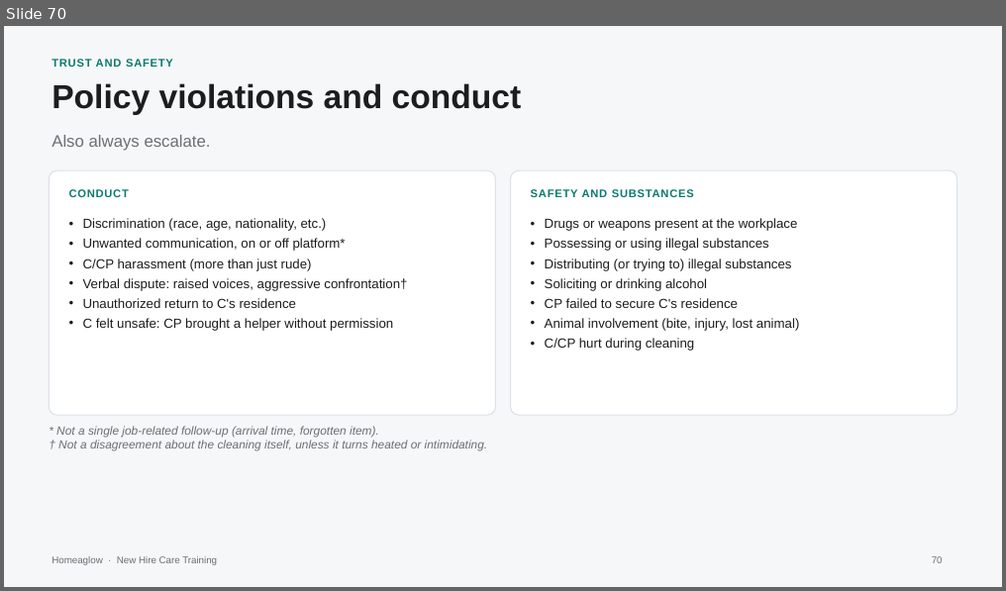
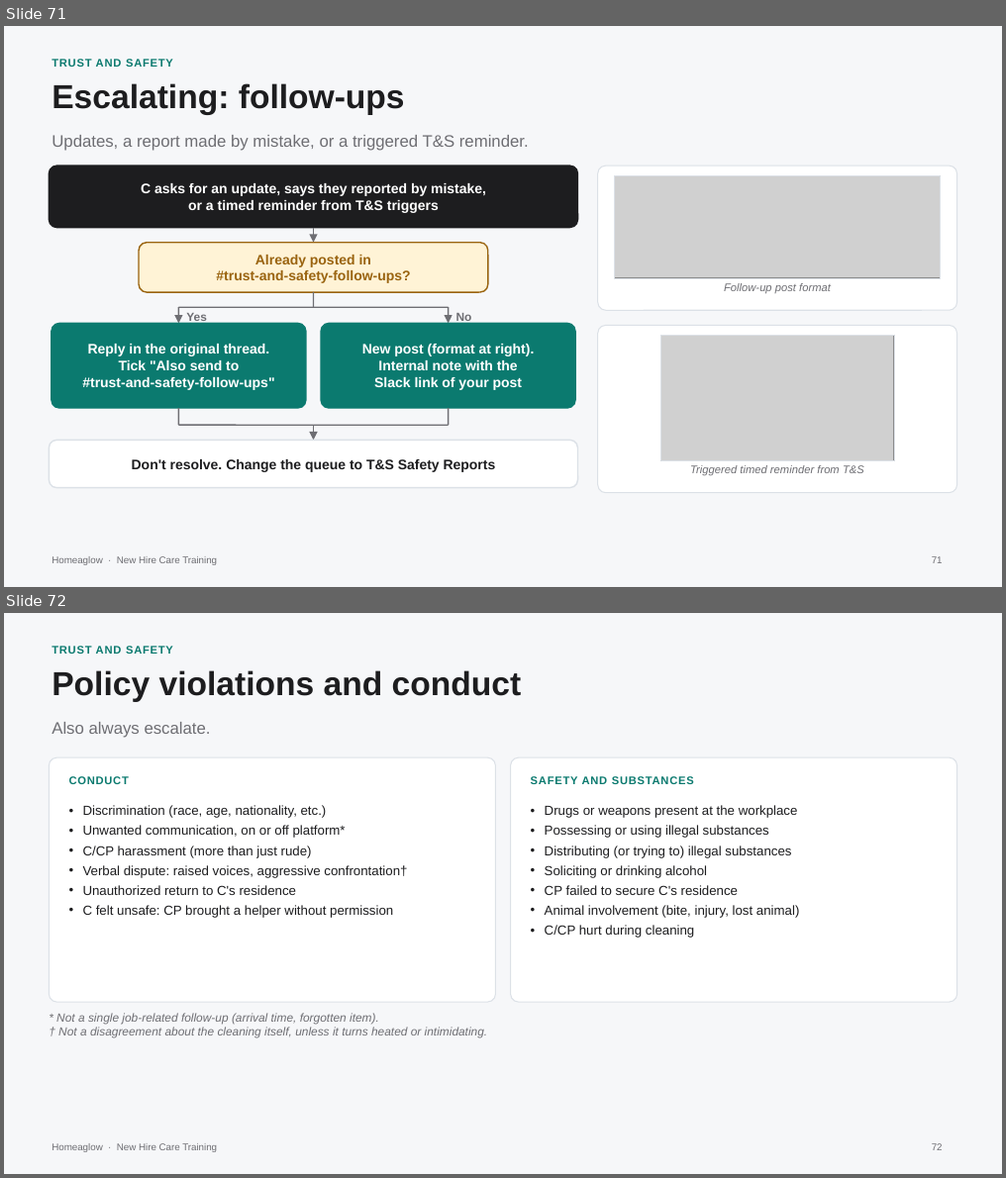
Before and after one commit to anjulimichelle/training, a slide deck: billing-disputes/billing-disputes-cash-payments.pptx. Shown one above the other, each under a label of ours: slide 70 before the commit, slides 71 and 72 after it. The pictures are 1006x591 and 1006x1178 pixels, drawn with LibreOffice and Linux fonts; fonts in the diff are those of the drawing; grey boxes stand for pictures. Boxes give left, top, right and bottom in pixels: in the first picture for what was removed or moved away, otherwise in the second. Text is boxed around its words. In the diff, an @@ line names an element or a change of style, - is before the commit and + after.

```diff
--- a/billing-disputes/billing-disputes-cash-payments.pptx
+++ b/billing-disputes/billing-disputes-cash-payments.pptx
@@ slide 71 added at (4,26,1002,587), background #F6F7F9; not listed: 1 template element that a slide beside it also shows @@
@@ text added at (52,59,173,67), 8 pt, text #0B7A6F, bold @@
+TRUST AND SAFETY
@@ text added at (52,83,405,115), 24 pt, text #1D1D1F, bold @@
+Escalating: follow-ups
@@ text added at (52,135,529,151), 12 pt, text #6E6E73 @@
+Updates, a report made by mistake, or a triggered T&S reminder.
@@ rounded rectangle added at (49,166,578,228), fill #1D1D1F, outline #1D1D1F 1 pt @@
@@ rounded rectangle added at (598,166,957,310), fill #FFFFFF, outline #DCE1E7 0.75 pt @@
@@ text added at (141,183,486,213), 10 pt, text #FFFFFF, bold @@
+C asks for an update, says they reported by mistake,
+or a timed reminder from T&S triggers
@@ picture added at (615,175,942,278) @@
@@ rectangle added at (615,175,942,278), outline #DCE1E7 0.5 pt @@
@@ arrow added from (313, 228) to (313, 243), #6E6E73 1 pt @@
@@ rounded rectangle added at (139,243,488,292), fill #FFF3D6, outline #9A6410 1 pt @@
@@ text added at (216,255,410,283), 10 pt, text #9A6410, bold @@
+Already posted in
+#trust-and-safety-follow-ups?
@@ line added from (313, 292) to (313, 307), #6E6E73 1 pt @@
@@ text added at (724,283,831,293), 8 pt, text #6E6E73, italic @@
+Follow-up post format
@@ line added from (178, 307) to (449, 307), #6E6E73 1 pt @@
@@ arrow added from (178, 307) to (178, 323), #6E6E73 1 pt @@
@@ text added at (186,313,207,323), 8.5 pt, text #6E6E73, bold @@
+Yes
@@ arrow added from (449, 307) to (449, 323), #6E6E73 1 pt @@
@@ text added at (456,313,472,323), 8.5 pt, text #6E6E73, bold @@
+No
@@ rounded rectangle added at (51,323,305,408), fill #0B7A6F, outline #0B7A6F 1 pt @@
@@ text added at (82,344,274,390), 10 pt, text #FFFFFF, bold @@
+Reply in the original thread.
+Tick "Also send to
+#trust-and-safety-follow-ups"
@@ rounded rectangle added at (321,323,575,408), fill #0B7A6F, outline #0B7A6F 1 pt @@
@@ text added at (362,344,535,390), 10 pt, text #FFFFFF, bold @@
+New post (format at right).
+Internal note with the
+Slack link of your post
@@ rounded rectangle added at (598,325,957,493), fill #FFFFFF, outline #DCE1E7 0.75 pt @@
@@ picture added at (660,335,894,461) @@
@@ rectangle added at (660,335,894,461), outline #DCE1E7 0.5 pt @@
@@ line added from (178, 408) to (178, 425), #6E6E73 1 pt @@
@@ line added from (449, 408) to (449, 425), #6E6E73 1 pt @@
@@ rounded rectangle added at (49,440,578,488), fill #FFFFFF, outline #DCE1E7 1 pt @@
@@ line added from (178, 425) to (449, 425), #6E6E73 1 pt @@
@@ arrow added from (313, 425) to (313, 440), #6E6E73 1 pt @@
@@ text added at (132,460,496,472), 10 pt, text #1D1D1F, bold @@
+Don't resolve. Change the queue to T&S Safety Reports
@@ text added at (690,466,864,476), 8 pt, text #6E6E73, italic @@
+Triggered timed reminder from T&S
@@ page number added at (932,557,943,564), 7 pt, text #6E6E73 @@
+71
@@ what was slide 70 is now slide 72 @@
```
Also in this commit, not shown: 1 other slide added, 4 other files.
